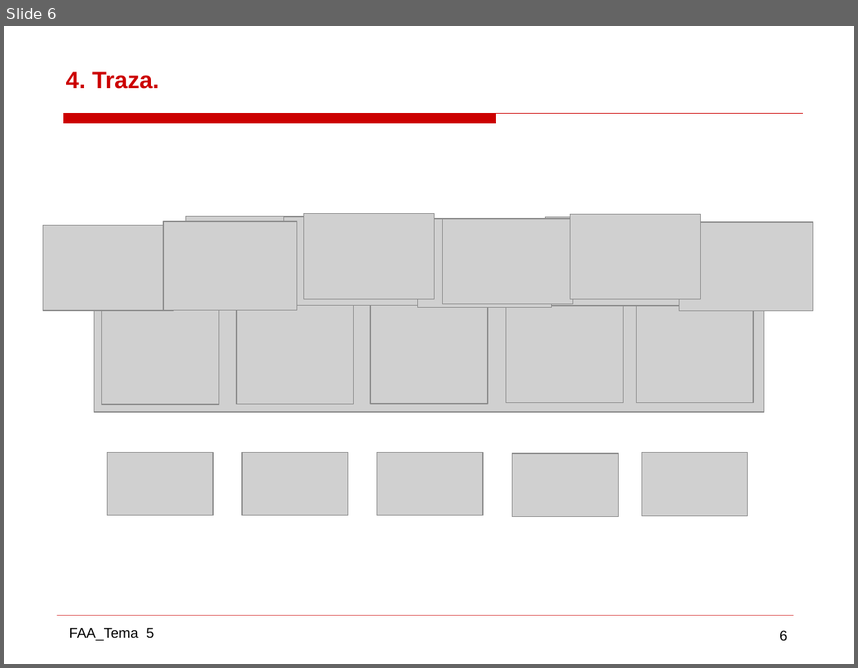
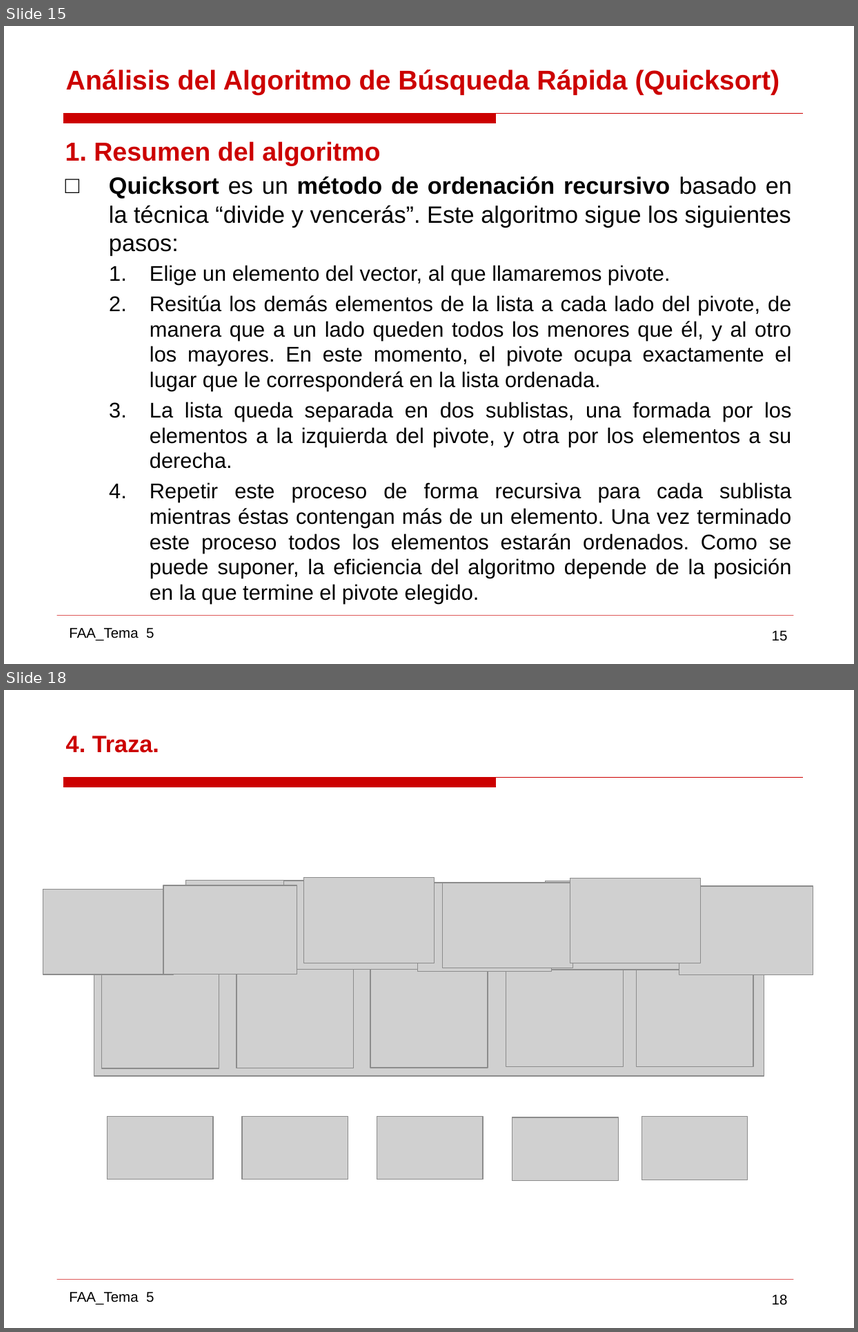
Before and after one commit to gabrielpr96/ETSIcode, a slide deck: FAA/Practica 2 AAD/AAD_11.pptx. Shown one above the other, each under a label of ours: slide 6 before the commit, slides 15 and 18 after it; the slides between them are not shown. The pictures are 858x668 and 858x1332 pixels, drawn with LibreOffice and Linux fonts; fonts in the diff are those of the drawing; grey boxes stand for pictures; background and template pictures are left out. Boxes give left, top, right and bottom in pixels: in the first picture for what was removed or moved away, otherwise in the second. Text is boxed around its words. In the diff, an @@ line names an element or a change of style, - is before the commit and + after.

```diff
--- a/FAA/Practica 2 AAD/AAD_11.pptx
+++ b/FAA/Practica 2 AAD/AAD_11.pptx
@@ slide 15 added at box(4, 26, 854, 664), background #FFFFFF; not listed: 4 template elements that a slide beside it also shows @@
@@ title added at box(66, 69, 780, 95), 23 pt, text #CC0000, bold @@
+Análisis del Algoritmo de Búsqueda Rápida (Quicksort)
@@ text added at box(65, 141, 792, 604), 18 pt, text #000000 @@
+1. Resumen del algoritmo
+□ Quicksort es un método de ordenación recursivo basado en la técnica “divide y vencerás”. Este algoritmo sigue los siguientes pasos:
+  1. Elige un elemento del vector, al que llamaremos pivote.
+  2. Resitúa los demás elementos de la lista a cada lado del pivote, de manera que a un lado queden todos los menores que él, y al otro los mayores. En este momento, el pivote ocupa exactamente el lugar que le corresponderá en la lista ordenada.
+  3. La lista queda separada en dos sublistas, una formada por los elementos a la izquierda del pivote, y otra por los elementos a su derecha.
+  4. Repetir este proceso de forma recursiva para cada sublista mientras éstas contengan más de un elemento. Una vez terminado este proceso todos los elementos estarán ordenados. Como se puede suponer, la eficiencia del algoritmo depende de la posición en la que termine el pivote elegido.
@@ what was slide 6 is now slide 18 @@
@@ page number at box(772, 1294, 788, 1305): text changed @@
-6
+18
```
Also in this commit, not shown: 5 slides changed, 30 other slides added, 6 slides removed, 18 other files.
